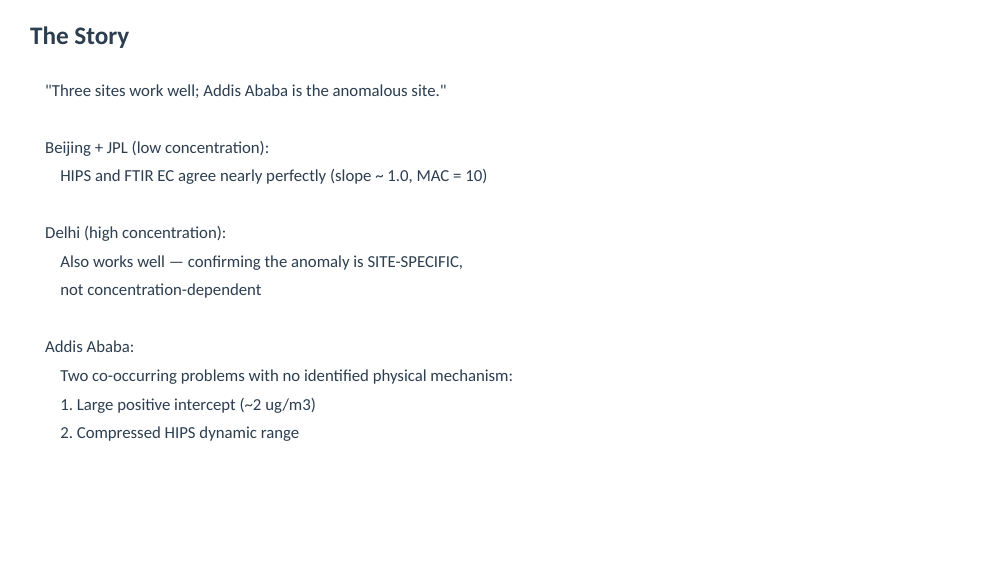
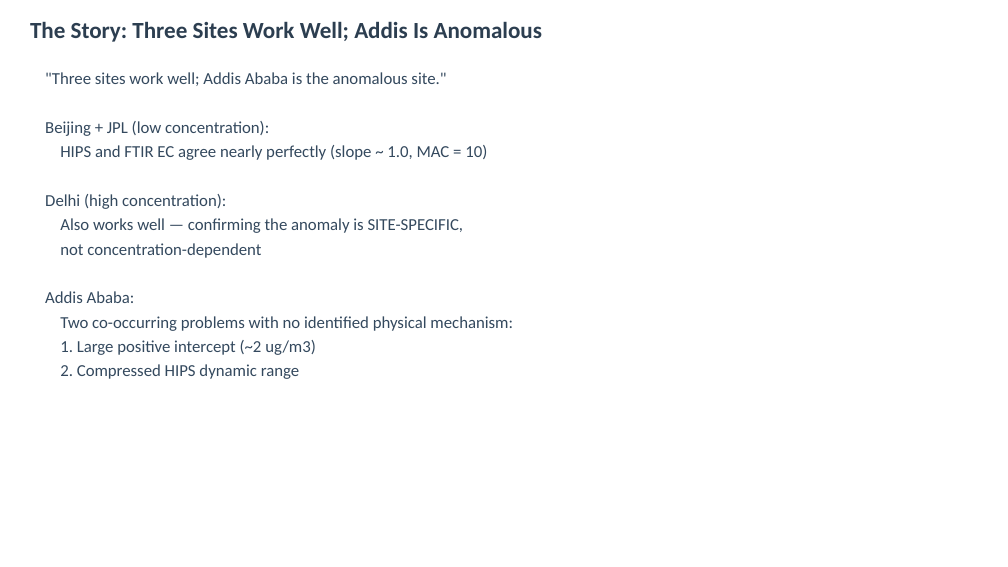
Before and after one commit to ahzs645/aethmodular, a slide deck: slide 2 of research/ftir_hips_chem/output/state_of_knowledge_presentation.pptx. Drawn at 1008x567 pixels with LibreOffice and Linux fonts; fonts in the diff are those of the drawing. Boxes give left, top, right and bottom in pixels: in the first picture for what was removed or moved away, otherwise in the second. Text is boxed around its words. In the diff, an @@ line names an element or a change of style, - is before the commit and + after.

```diff
--- a/research/ftir_hips_chem/output/state_of_knowledge_presentation.pptx
+++ b/research/ftir_hips_chem/output/state_of_knowledge_presentation.pptx
@@ text at (30, 21, 542, 42): text changed; size 24 to 22 pt @@
-The Story
+The Story: Three Sites Work Well; Addis Is Anomalous
@@ text ""Three sites work well; Addis ...": place and size @@
-text ""Three sites work well; Addis ..." at (45, 84, 513, 441)
+text ""Three sites work well; Addis ..." at (45, 72, 513, 379)
@@ text ""Three sites work well; Addis ..." at (45, 72, 513, 379): text colour #2C3E50 to #34495E; less space between paragraphs @@
```
Also in this commit, not shown: 9 other slides changed, 2 slides added, 1 slide removed, 1 other file.
